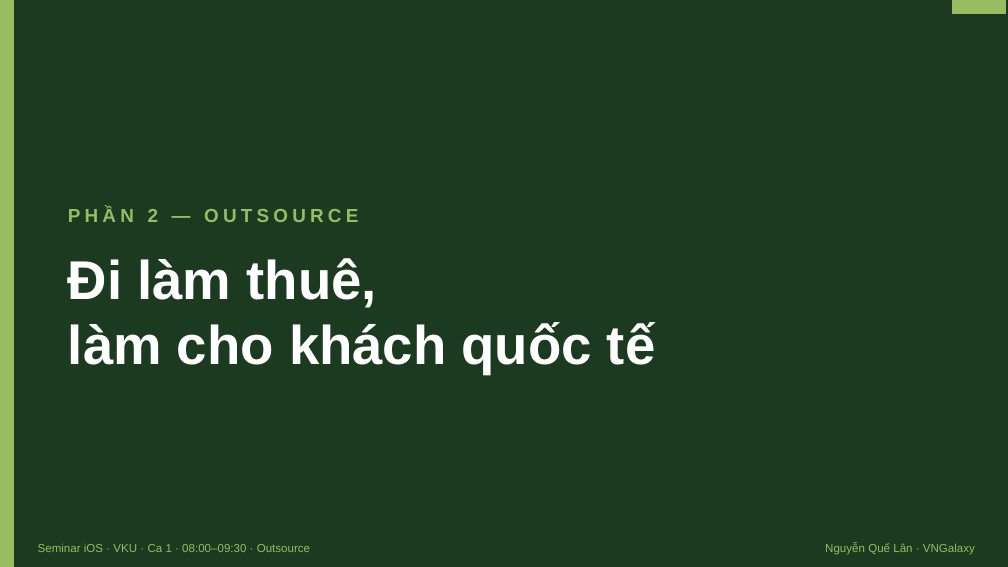
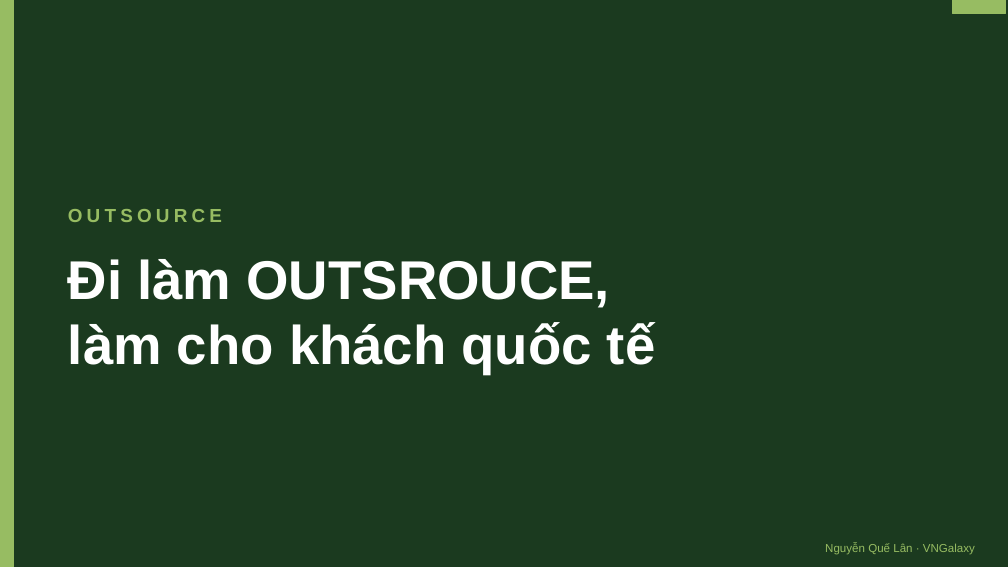
Before and after one commit to lantuyan/vku-semini-01, a slide deck: slide 17 of seminar-ios-vku-ca1.pptx. Drawn at 1008x567 pixels with LibreOffice and Linux fonts; fonts in the diff are those of the drawing. Boxes give left, top, right and bottom in pixels: in the first picture for what was removed or moved away, otherwise in the second. Text is boxed around its words. In the diff, an @@ line names an element or a change of style, - is before the commit and + after.

```diff
--- a/seminar-ios-vku-ca1.pptx
+++ b/seminar-ios-vku-ca1.pptx
@@ text at box(68, 209, 222, 222): text changed @@
-PHẦN 2 — OUTSOURCE
+OUTSOURCE
@@ text at box(68, 259, 611, 308): text changed @@
-Đi làm thuê,
+Đi làm OUTSROUCE,
@@ text removed at box(38, 543, 310, 552) @@
-Seminar iOS · VKU · Ca 1 · 08:00–09:30 · Outsource
```
Also in this commit, not shown: 15 other slides changed, 13 slides added, 13 slides removed, 8 other files.
